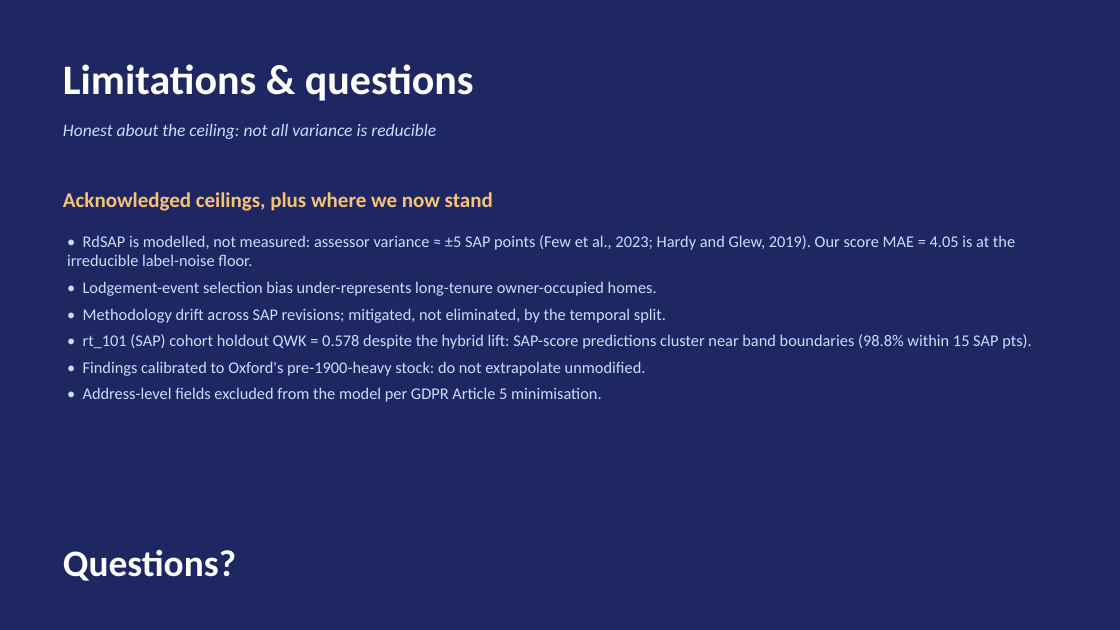
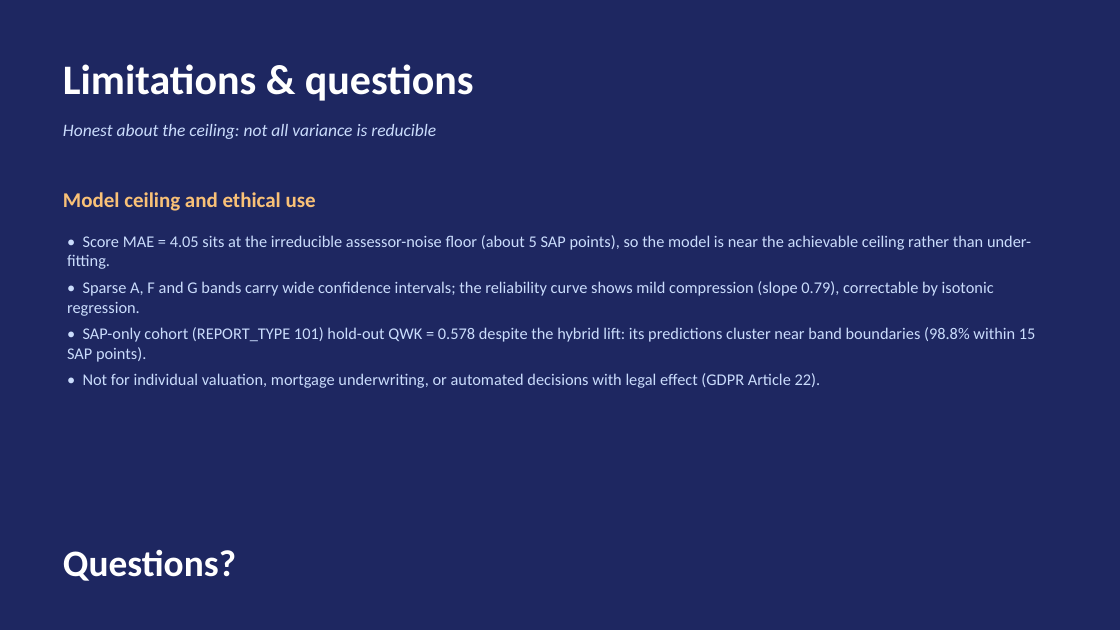
Before and after one commit to parsecsion/oxford-epc, a slide deck: slide 18 of presentation/COM6003_Oxford_Presentation.pptx (slide 14 before the commit). Drawn at 1120x630 pixels with LibreOffice and Linux fonts; fonts in the diff are those of the drawing. Boxes give left, top, right and bottom in pixels: in the first picture for what was removed or moved away, otherwise in the second. Text is boxed around its words. In the diff, an @@ line names an element or a change of style, - is before the commit and + after.

```diff
--- a/presentation/COM6003_Oxford_Presentation.pptx
+++ b/presentation/COM6003_Oxford_Presentation.pptx
@@ text at bbox=[63, 192, 316, 211]: text changed @@
-Acknowledged ceilings, plus where we now stand
+Model ceiling and ethical use
@@ text at bbox=[67, 235, 1036, 388]: text changed @@
-• RdSAP is modelled, not measured: assessor variance ≈ ±5 SAP points (Few et al., 2023; Hardy and Glew, 2019). Our score MAE = 4.05 is at the irreducible label-noise floor.
-• Lodgement-event selection bias under-represents long-tenure owner-occupied homes.
-• Methodology drift across SAP revisions; mitigated, not eliminated, by the temporal split.
-• rt_101 (SAP) cohort holdout QWK = 0.578 despite the hybrid lift: SAP-score predictions cluster near band boundaries (98.8% within 15 SAP pts).
-• Findings calibrated to Oxford's pre-1900-heavy stock: do not extrapolate unmodified.
-• Address-level fields excluded from the model per GDPR Article 5 minimisation.
+• Score MAE = 4.05 sits at the irreducible assessor-noise floor (about 5 SAP points), so the model is near the achievable ceiling rather than under-fitting.
+• Sparse A, F and G bands carry wide confidence intervals; the reliability curve shows mild compression (slope 0.79), correctable by isotonic regression.
+• SAP-only cohort (REPORT_TYPE 101) hold-out QWK = 0.578 despite the hybrid lift: its predictions cluster near band boundaries (98.8% within 15 SAP points).
+• Not for individual valuation, mortgage underwriting, or automated decisions with legal effect (GDPR Article 22).
```
Also in this commit, not shown: 12 other slides changed, 4 slides added.
